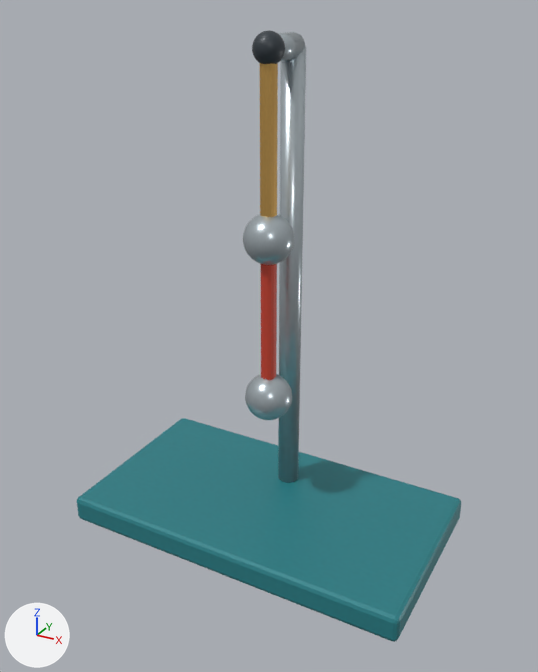
An edit to the Blender file assets/blender/independientes/pendulo_doble.blend, drawn before and after from the same camera.
One viewpoint serves both versions: a 50 mm camera at (1.27, -2.31, 2.02) aimed at (0.02, -0.04, 0.88). Every picture has the same lights, and +X, +Y and +Z are marked at lower left. The picture after the commit comes second.

Names of what the first picture shows: '2_arm1', '2_arm2', '2_base'.
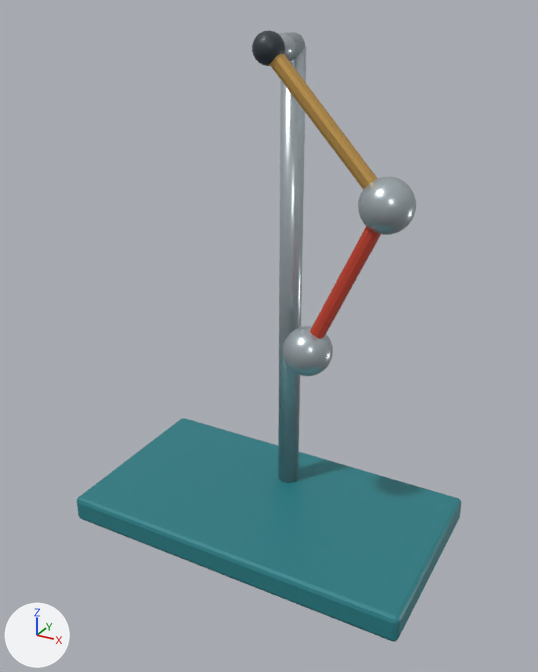
The change, as a diff of the scene's bpy script:
```diff
--- a/assets/blender/independientes/pendulo_doble.blend.py
+++ b/assets/blender/independientes/pendulo_doble.blend.py
@@ ob_2_arm1 @@
 ob_2_arm1.location = (0.0, 0.0, 1.9)
+ob_2_arm1.rotation_euler = (0.0, -0.752, 0.0)  # degrees (0, -43, 0)
@@ ob_2_arm2 @@
 ob_2_arm2.location = (0.0, 0.0, -0.65)
+ob_2_arm2.rotation_euler = (0.0, 1.191, 0.0)  # degrees (0, 68, 0)
```

Location of each change, [x1, y1, x2, y2] in pixels of the pictures (538 x 672 px):
'2_arm1', turned: before [243, 30, 294, 265]; after [252, 30, 416, 235]
'2_arm2', turned: before [245, 264, 292, 420]; after [283, 226, 381, 376]
